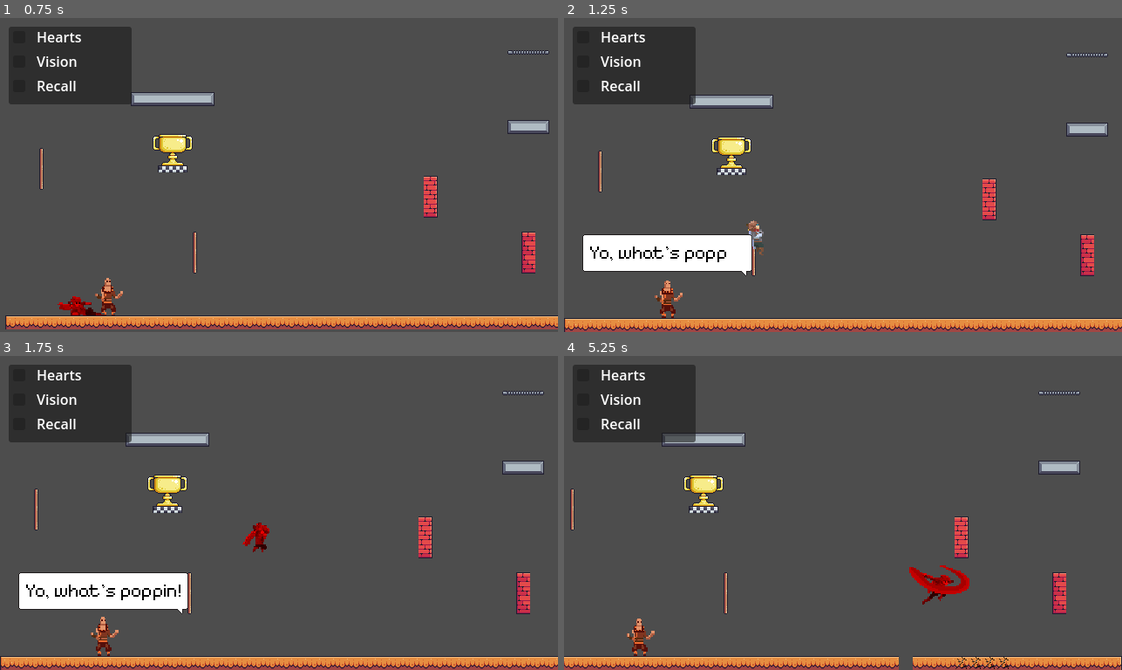
Above: before the commit, frames 1-4 (two rows, left to right).
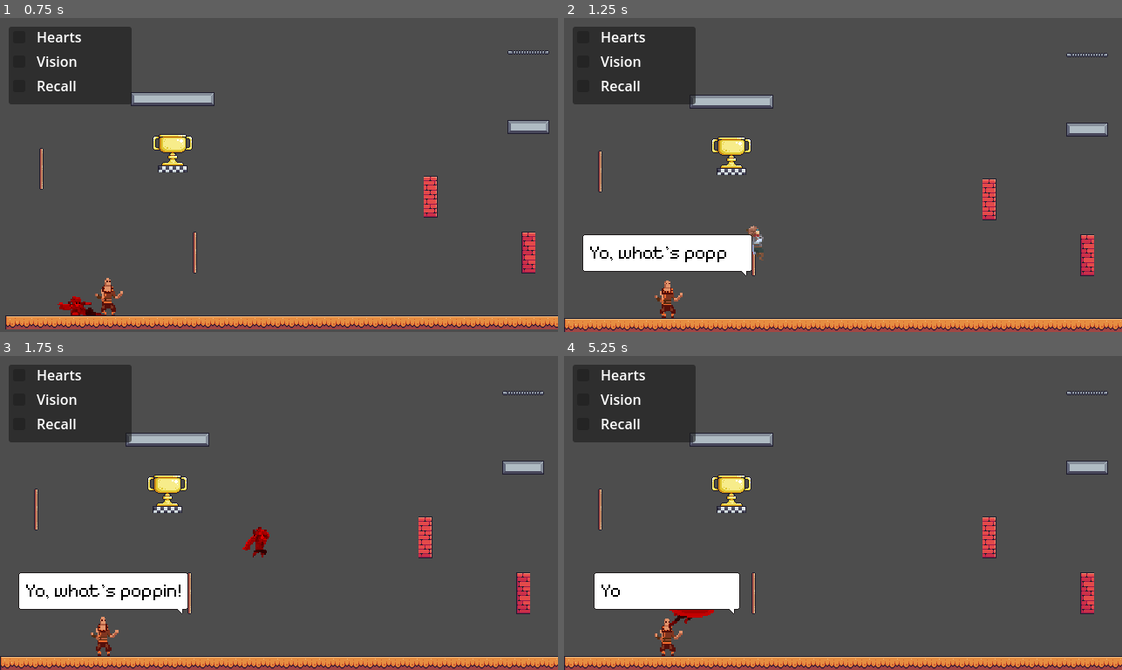
Above: after the commit, the same moments.

Repository: DeVelox/Niro
Game: Godot game, scene res://main.tscn
Same seed, same stepped clock (60 frames per second), same inputs: the game is played once before the commit and once after it.
Inputs:
- Up to frame 1 (0.75 s): hold D (right) from 0.53 s (still down); tap Shift (dash) at 0.6 s
- Up to frame 2 (1.25 s): keep holding D (right); tap Space (jump) at 0.77 s
- Up to frame 3 (1.75 s): keep holding D (right); tap F (interact) at 1.35 s; tap Space (jump) at 1.52 s
- Up to frame 4 (5.25 s): release D (right) at 2.03 s; hold A (left) 2.03-2.78 s; tap Shift (dash) at 2.1, 3.6, 5.1 s; hold D (right) 2.78-4.28 s; tap F (interact) at 2.85, 4.35 s; tap Space (jump) at 3.02, 3.77, 4.52 s; hold A (left) 4.28-5.03 s; hold D (right) from 5.03 s (still down)

Frame 1 is identical in both runs. In frame 2, 0.2% of the frame differs, in the area x 32-36%, y 64-78%; in frame 3, 0.3%; in frame 4, 8.1%, in the area x 0-100%, y 11-100%.

Commit message:
coyote_timer

Diff:
--- a/player/player.gd
+++ b/player/player.gd
@@ -70,7 +70,7 @@
 
 func _debug():
 	_clear()
-	_debug_color(!is_climbing_top, Color.RED)
+	_debug_color(!is_climbing_bottom, Color.RED)
 
 
 func _movement(delta: float) -> void:
--- a/player/player.tscn
+++ b/player/player.tscn
@@ -281,7 +281,7 @@
 one_shot = true
 
 [node name="CoyoteTimer" type="Timer" parent="Timers"]
-wait_time = 0.1
+wait_time = 0.08
 one_shot = true
 
 [node name="WallHangTimer" type="Timer" parent="Timers"]
